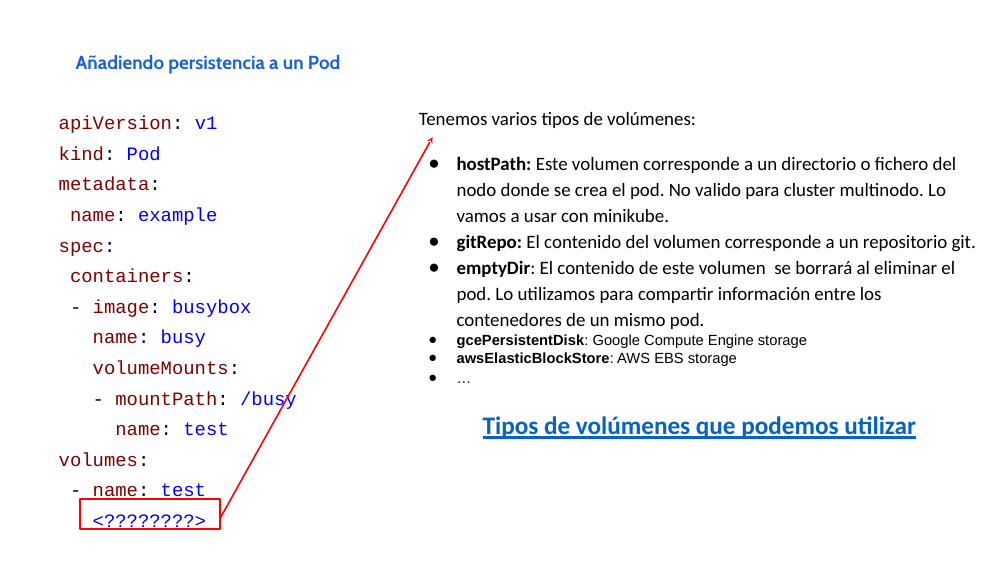
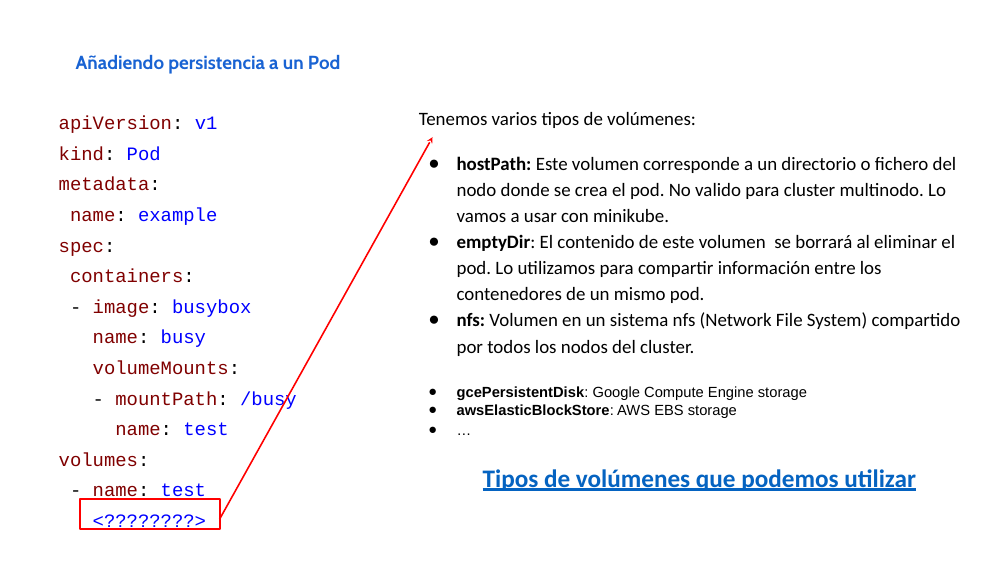
Before and after one commit to iesgn/curso_kubernetes_2020, a slide deck: slide 2 of unidad5/presentacion_unidad5.odp. Drawn at 1008x567 pixels with LibreOffice and Linux fonts; fonts in the diff are those of the drawing. Boxes give left, top, right and bottom in pixels: in the first picture for what was removed or moved away, otherwise in the second. Text is boxed around its words. In the diff, an @@ line names an element or a change of style, - is before the commit and + after.

```diff
--- a/unidad5/presentacion_unidad5.odp
+++ b/unidad5/presentacion_unidad5.odp
@@ text at (x1=457, y1=234, x2=976, y2=252): paragraph removed @@
-● gitRepo: El contenido del volumen corresponde a un repositorio git.
@@ text at (x1=457, y1=312, x2=961, y2=356): paragraph added @@
+● nfs: Volumen en un sistema nfs (Network File System) compartido por todos los nodos del cluster.
```
Also in this commit, not shown: 2 other slides changed.
